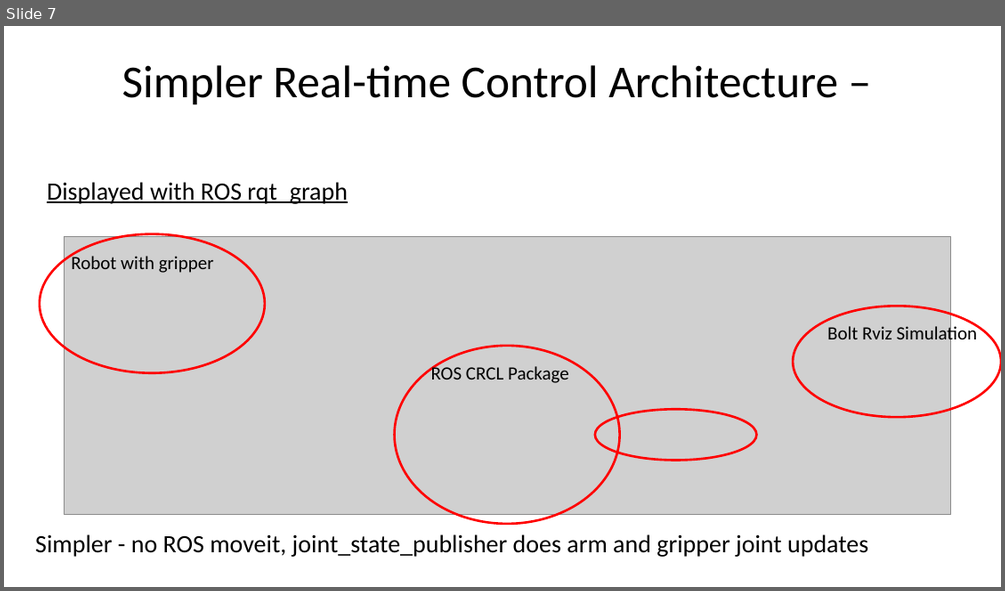
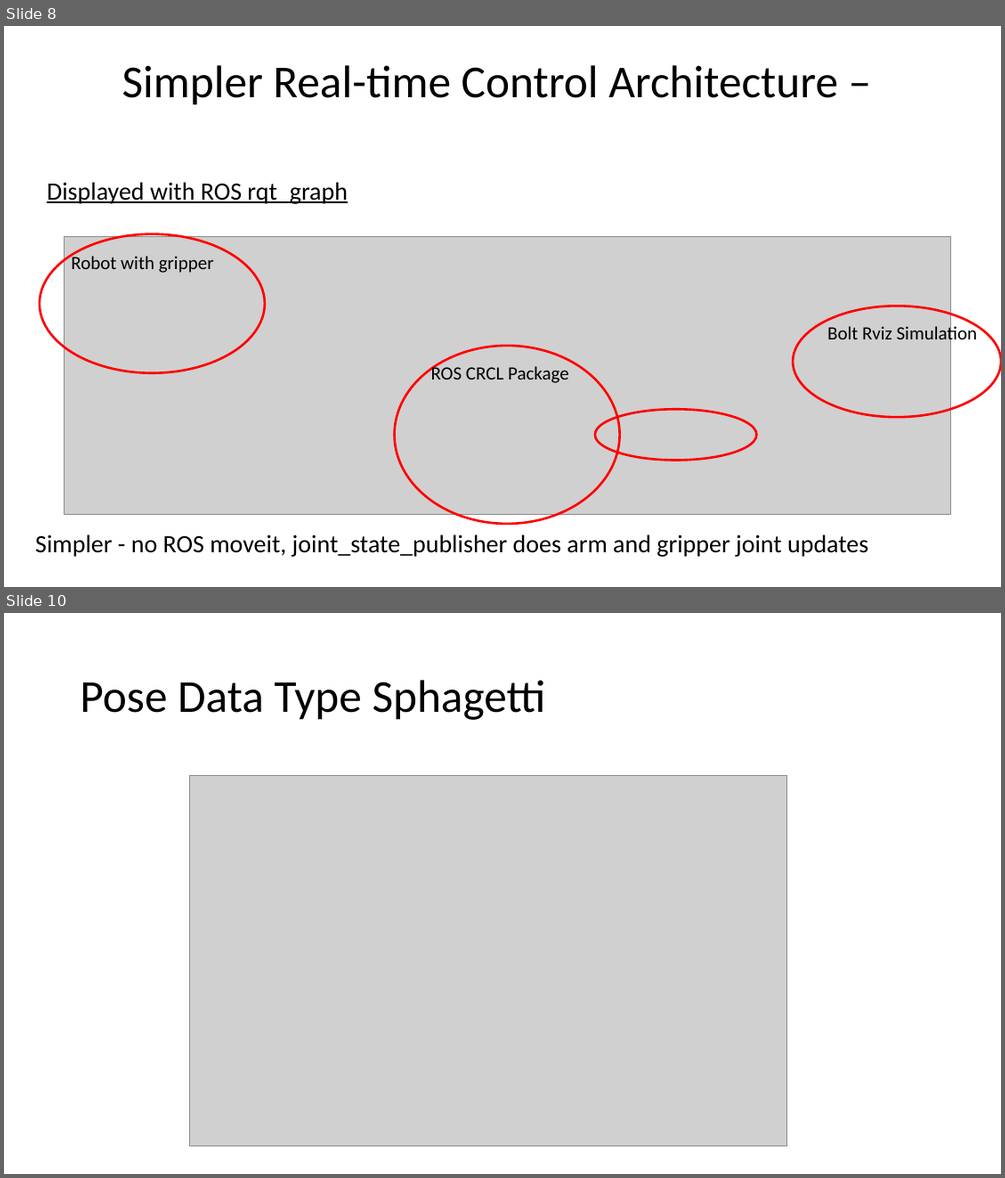
Before and after one commit to johnmichaloski/ROS, a slide deck: nistfanuc_ws/doc/ROSSlides.pptx. Shown one above the other, each under a label of ours: slide 7 before the commit, slides 8 and 10 after it; the slides between them are not shown. The pictures are 1005x591 and 1005x1178 pixels, drawn with LibreOffice and Linux fonts; fonts in the diff are those of the drawing; grey boxes stand for pictures. Boxes give left, top, right and bottom in pixels: in the first picture for what was removed or moved away, otherwise in the second. Text is boxed around its words. In the diff, an @@ line names an element or a change of style, - is before the commit and + after.

```diff
--- a/nistfanuc_ws/doc/ROSSlides.pptx
+++ b/nistfanuc_ws/doc/ROSSlides.pptx
@@ slide 10 added at <box>4,613,1001,1174</box>, background #FFFFFF @@
@@ title added at <box>80,680,546,720</box>, 44 pt, text #000000 @@
+Pose Data Type Sphagetti
@@ picture added at <box>189,775,787,1145</box> @@
@@ what was slide 7 is now slide 8 @@
```
Also in this commit, not shown: 2 other slides added, 9 other files.
